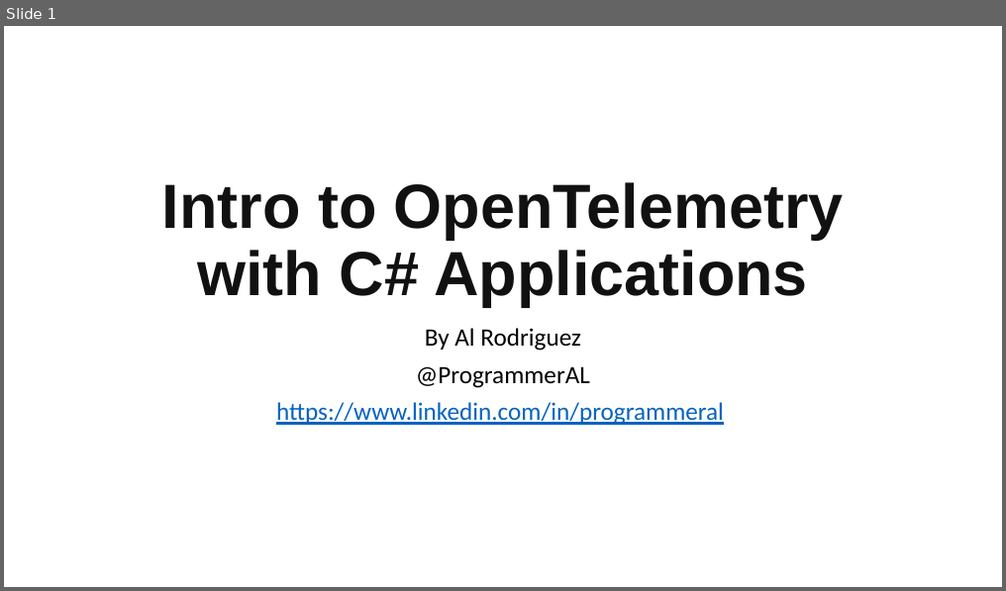
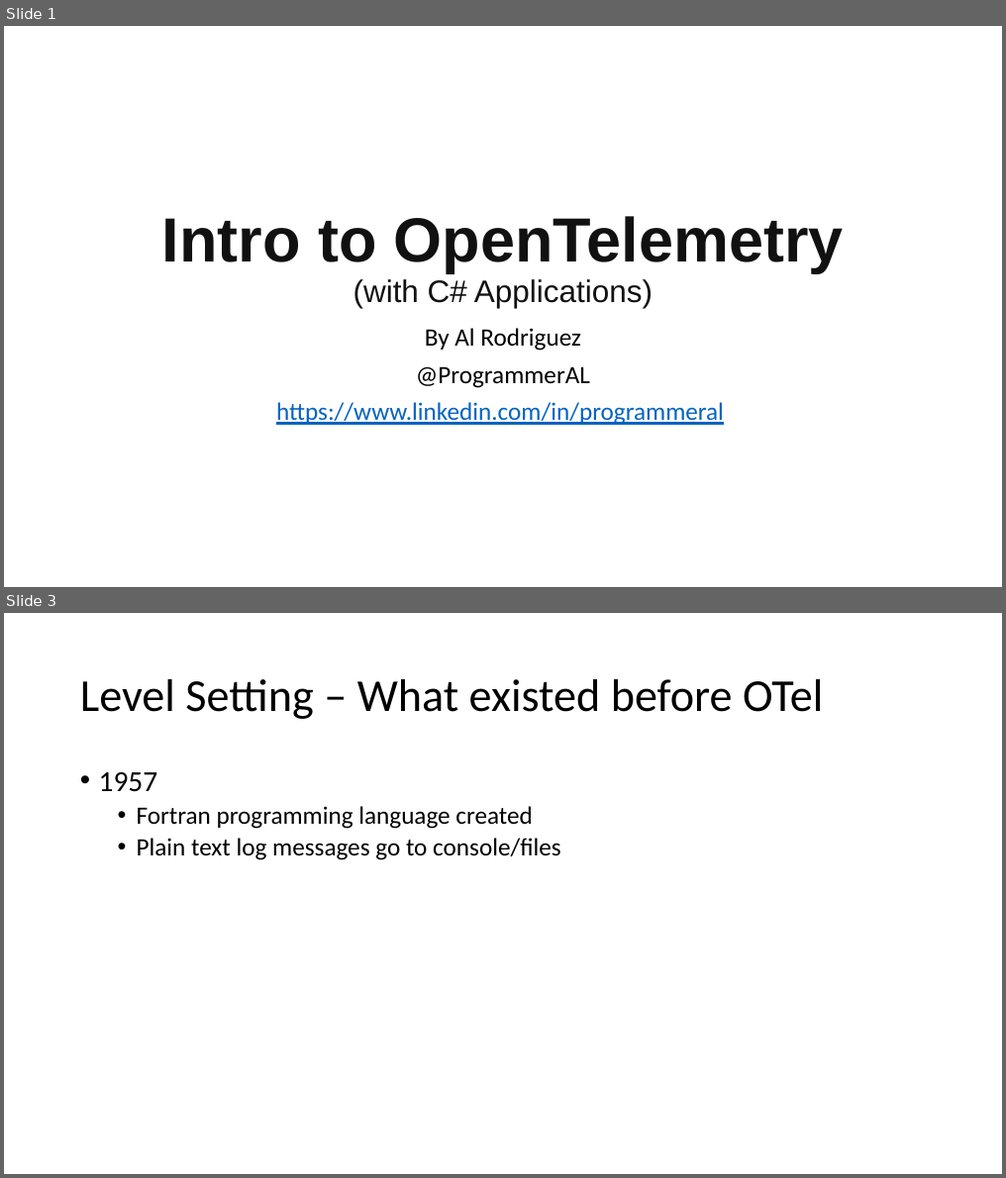
Before and after one commit to ProgrammerAL/Presentations-2023, a slide deck: 2023-03 - Orlando Code Camp - OpenTelemetry/Presentation.pptx. Shown one above the other, each under a label of ours: slide 1 before the commit, slides 1 and 3 after it; the slides between them are not shown. The pictures are 1006x591 and 1006x1178 pixels, drawn with LibreOffice and Linux fonts; fonts in the diff are those of the drawing. Boxes give left, top, right and bottom in pixels: in the first picture for what was removed or moved away, otherwise in the second. Text is boxed around its words. In the diff, an @@ line names an element or a change of style, - is before the commit and + after.

Commit message:
Did some work on OTel presentation. Still a work in progress

```diff
--- a/2023-03 - Orlando Code Camp - OpenTelemetry/Presentation.pptx
+++ b/2023-03 - Orlando Code Camp - OpenTelemetry/Presentation.pptx
@@ slide 3 added at (4, 613, 1002, 1174), background #FFFFFF @@
@@ title added at (80, 679, 823, 719), 44 pt, text #000000 @@
+Level Setting – What existed before OTel
@@ text added at (99, 772, 561, 861), 24 pt, text #000000 @@
+• 1957
+  • Fortran programming language created
+  • Plain text log messages go to console/files
@@ slide 1 changed as well @@
@@ title at (162, 216, 844, 308): text changed @@
-Intro to OpenTelemetry with C# Applications
+Intro to OpenTelemetry (with C# Applications)
```
Also in this commit, not shown: 1 other slide changed, 6 other slides added, 3 slides removed.
